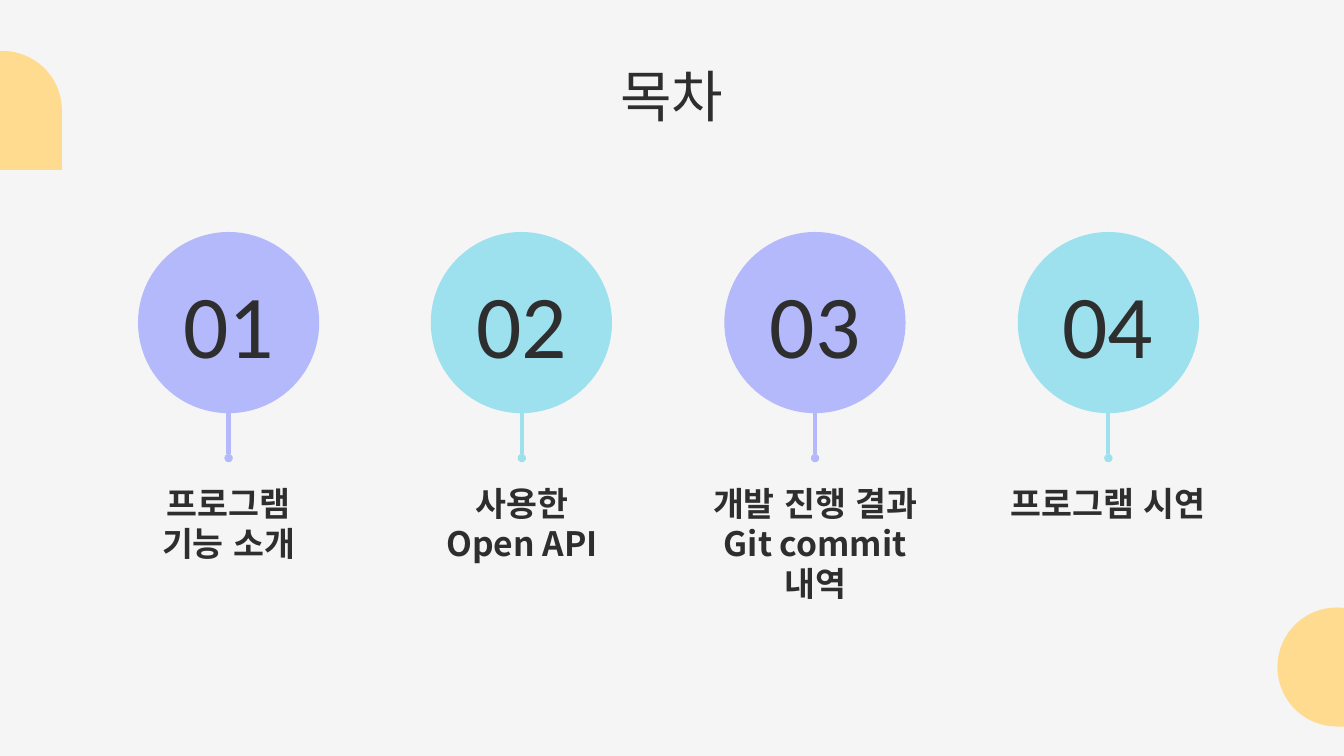
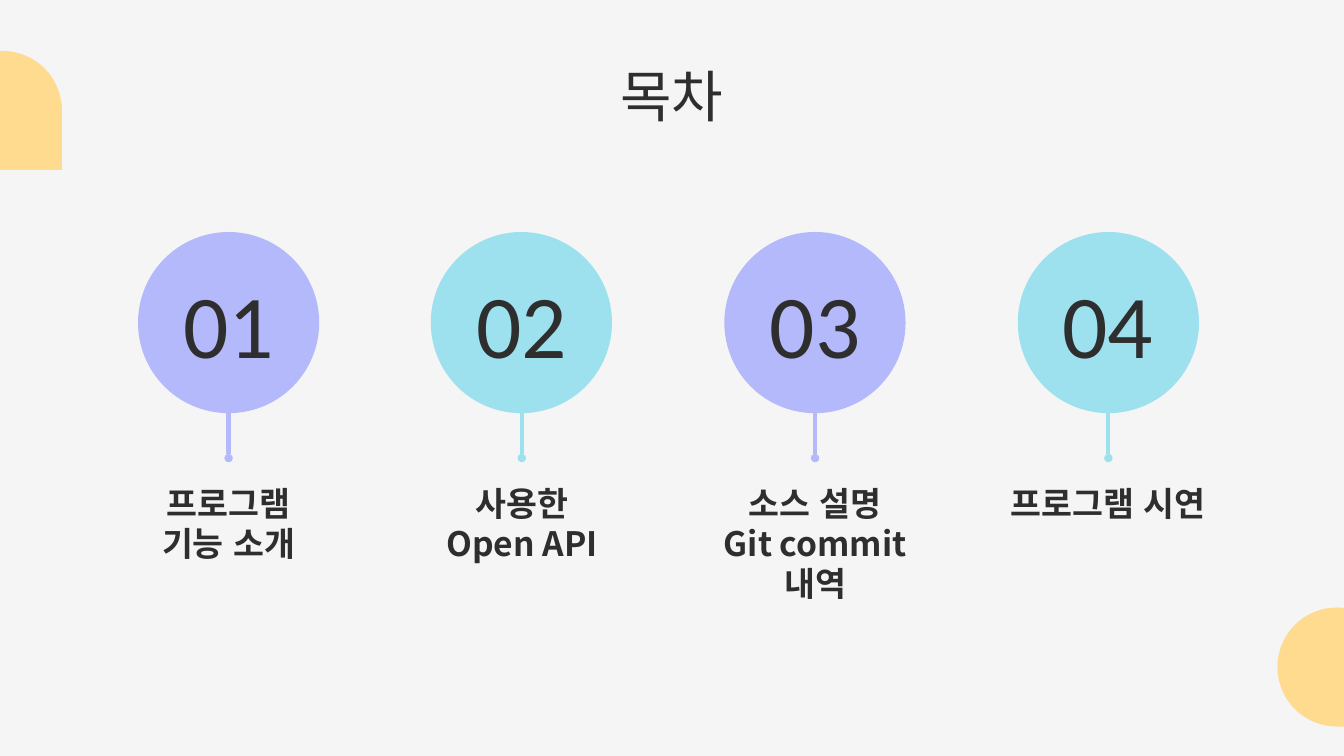
Before and after one commit to bjh0806/scriptlang, a slide deck: slide 2 of 발표 ppt/한국공학-게임-스크립트언어-2020180018-최종발표.pptx. Drawn at 1344x756 pixels with LibreOffice and Linux fonts; fonts in the diff are those of the drawing. Boxes give left, top, right and bottom in pixels: in the first picture for what was removed or moved away, otherwise in the second. Text is boxed around its words. In the diff, an @@ line names an element or a change of style, - is before the commit and + after.

```diff
--- a/발표 ppt/한국공학-게임-스크립트언어-2020180018-최종발표.pptx
+++ b/발표 ppt/한국공학-게임-스크립트언어-2020180018-최종발표.pptx
@@ title at (724,488,907,599): text changed @@
-개발 진행 결과
-Git commit 내역
+소스 설명
+Git commit 내역
```
Also in this commit, not shown: 1 other slide changed, 1 slide added, 1 slide removed, 1 other file.
